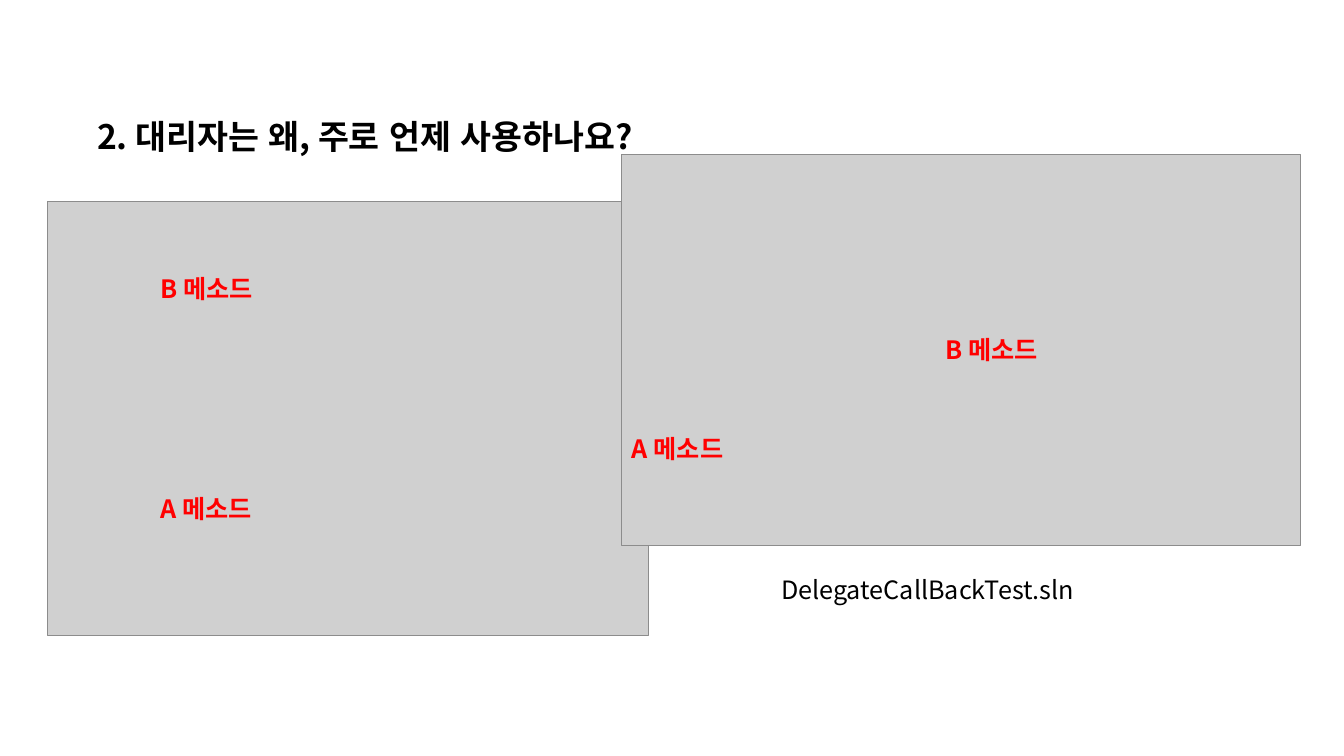
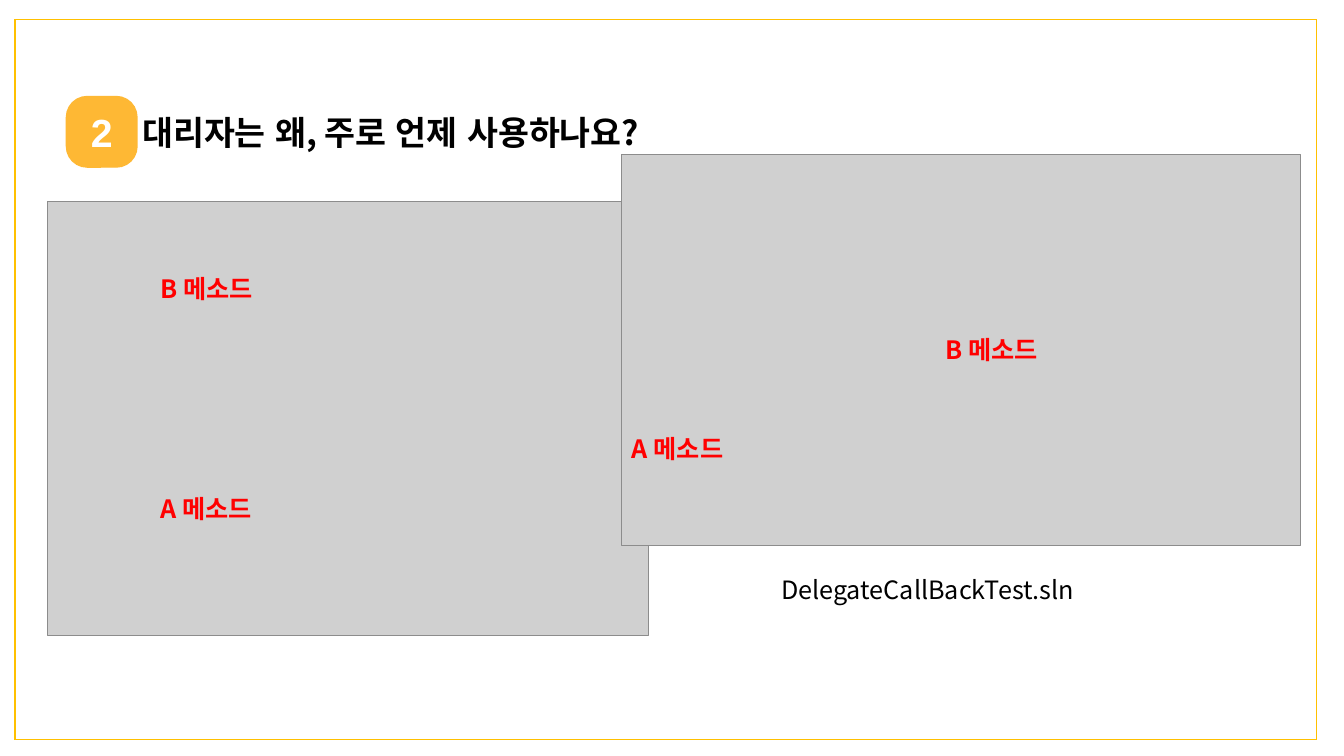
Before and after one commit to WooyongLee/TestApp-CsharpWpf, a slide deck: slide 6 of DelegateExample/DelegateEvent발표준비.pptx. Drawn at 1344x756 pixels with LibreOffice and Linux fonts; fonts in the diff are those of the drawing; grey boxes stand for pictures. Boxes give left, top, right and bottom in pixels: in the first picture for what was removed or moved away, otherwise in the second. Text is boxed around its words. In the diff, an @@ line names an element or a change of style, - is before the commit and + after.

```diff
--- a/DelegateExample/DelegateEvent발표준비.pptx
+++ b/DelegateExample/DelegateEvent발표준비.pptx
@@ rectangle added at bbox=[15, 19, 1317, 740], outline #FFC000 1 pt @@
@@ rounded rectangle added at bbox=[67, 97, 137, 167], fill #FEB834, outline #FEB834 1 pt, 28 pt, text #FFFFFF, bold @@
+2
@@ text at bbox=[142, 116, 639, 152]: text changed @@
-2. 대리자는 왜, 주로 언제 사용하나요?
+대리자는 왜, 주로 언제 사용하나요?
```
Also in this commit, not shown: 10 other slides changed.
